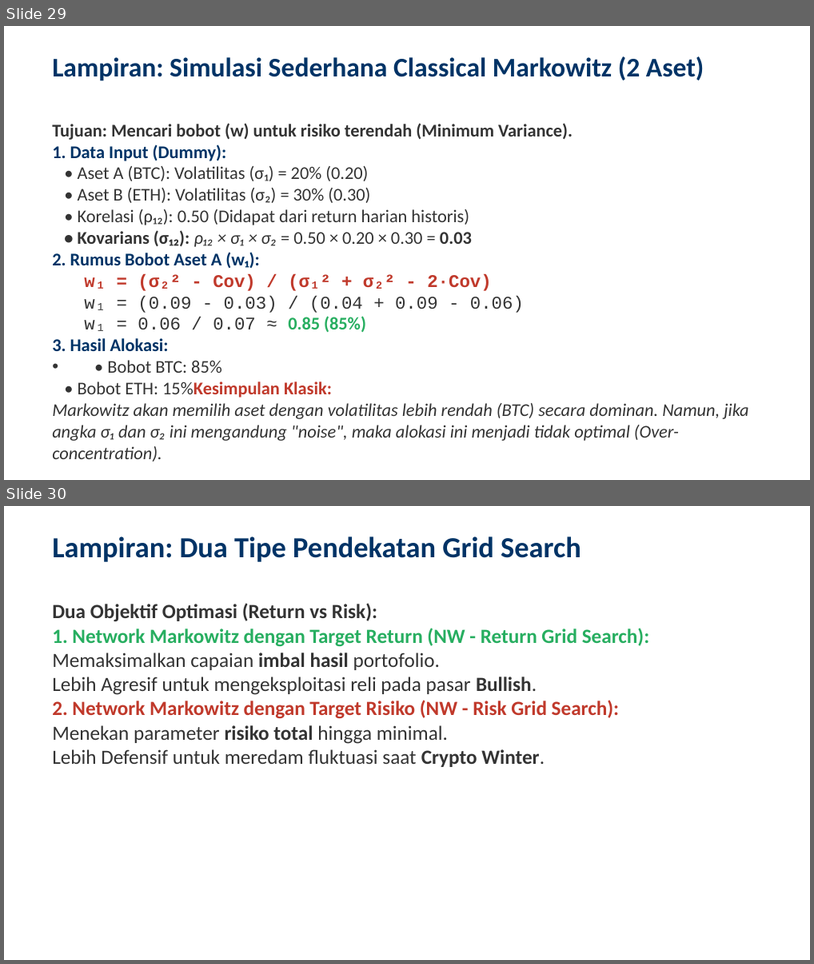
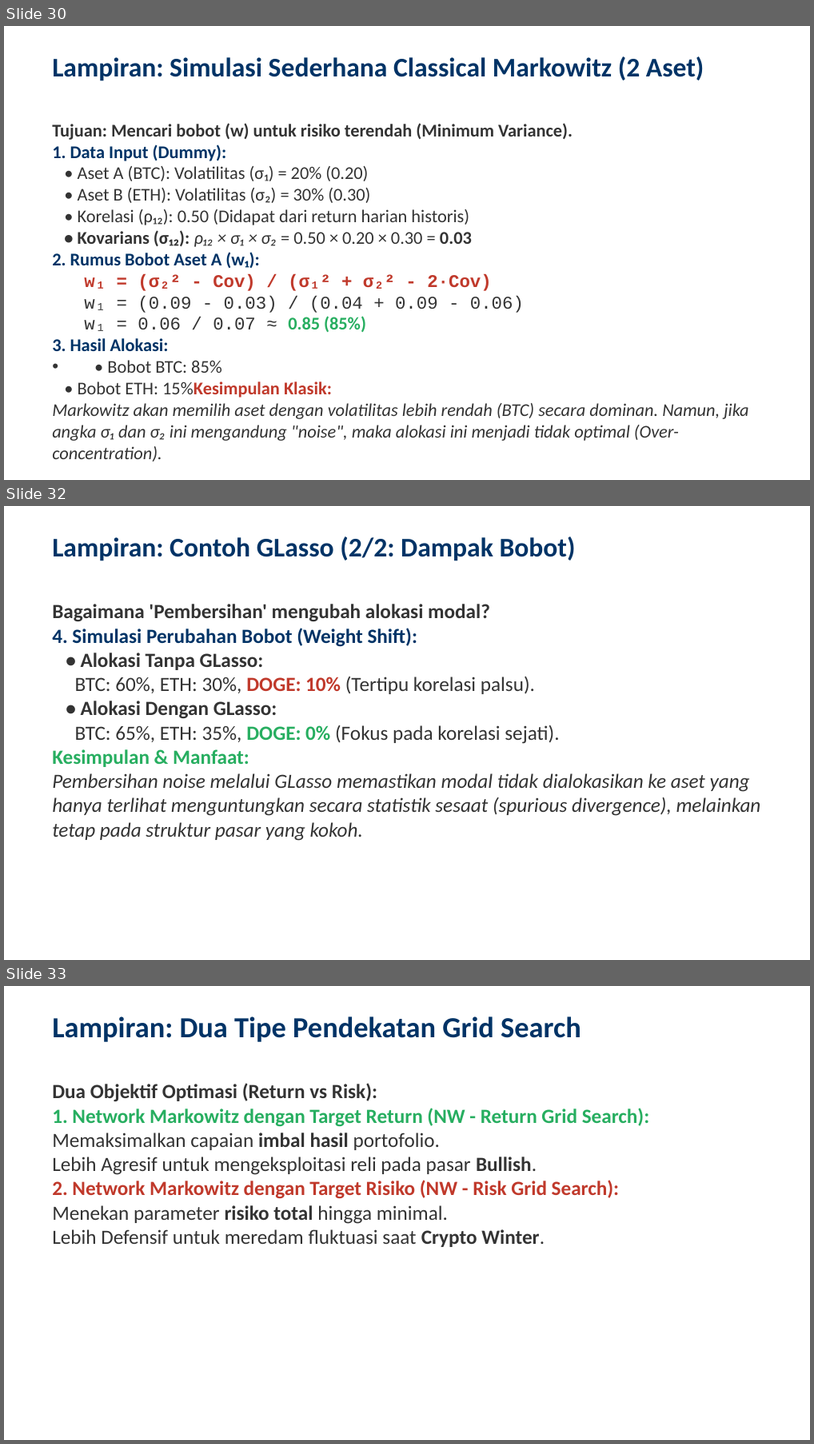
Before and after one commit to ragilrojo/RepoThesis, a slide deck: Presentasi_Proposal_Update.pptx. Shown one above the other, each under a label of ours: slides 29 and 30 before the commit, slides 30, 32 and 33 after it; the slides between them are not shown. The pictures are 814x964 and 814x1444 pixels, drawn with LibreOffice and Linux fonts; fonts in the diff are those of the drawing. Boxes give left, top, right and bottom in pixels: in the first picture for what was removed or moved away, otherwise in the second. Text is boxed around its words. In the diff, an @@ line names an element or a change of style, - is before the commit and + after.

```diff
--- a/Presentasi_Proposal_Update.pptx
+++ b/Presentasi_Proposal_Update.pptx
@@ slide 32 added at [4, 506, 810, 960], background #FFFFFF @@
@@ text added at [52, 536, 576, 561], 24 pt, text #003366, bold @@
+Lampiran: Contoh GLasso (2/2: Dampak Bobot)
@@ text added at [52, 604, 762, 840], 18 pt, text #333333 @@
+Bagaimana 'Pembersihan' mengubah alokasi modal?
+4. Simulasi Perubahan Bobot (Weight Shift):
+• Alokasi Tanpa GLasso:
+BTC: 60%, ETH: 30%, DOGE: 10% (Tertipu korelasi palsu).
+• Alokasi Dengan GLasso:
+BTC: 65%, ETH: 35%, DOGE: 0% (Fokus pada korelasi sejati).
+Kesimpulan & Manfaat:
+Pembersihan noise melalui GLasso memastikan modal tidak dialokasikan ke aset yang hanya terlihat menguntungkan secara statistik sesaat (spurious divergence), melainkan tetap pada struktur pasar yang kokoh.
@@ what was slide 29 is now slide 30 @@
@@ what was slide 30 is now slide 33 @@
```
Also in this commit, not shown: 2 other slides added, 1 other file.
